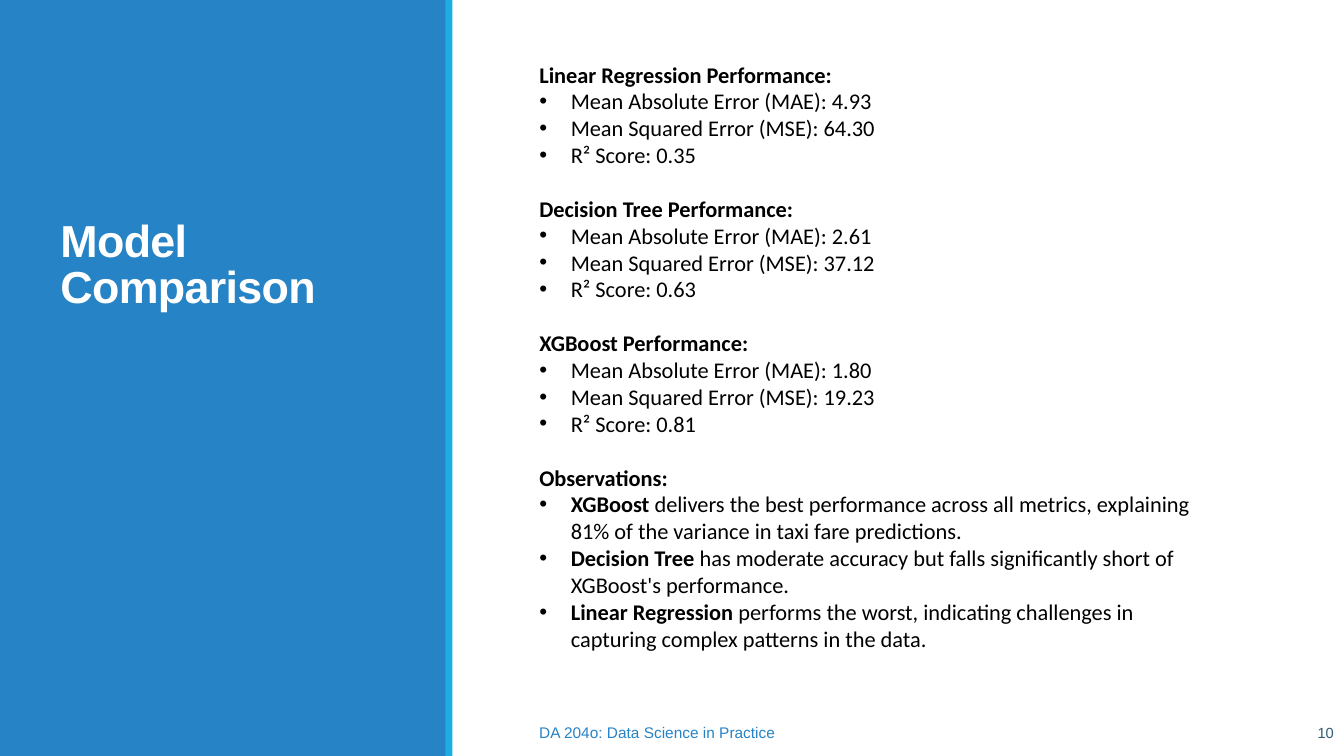
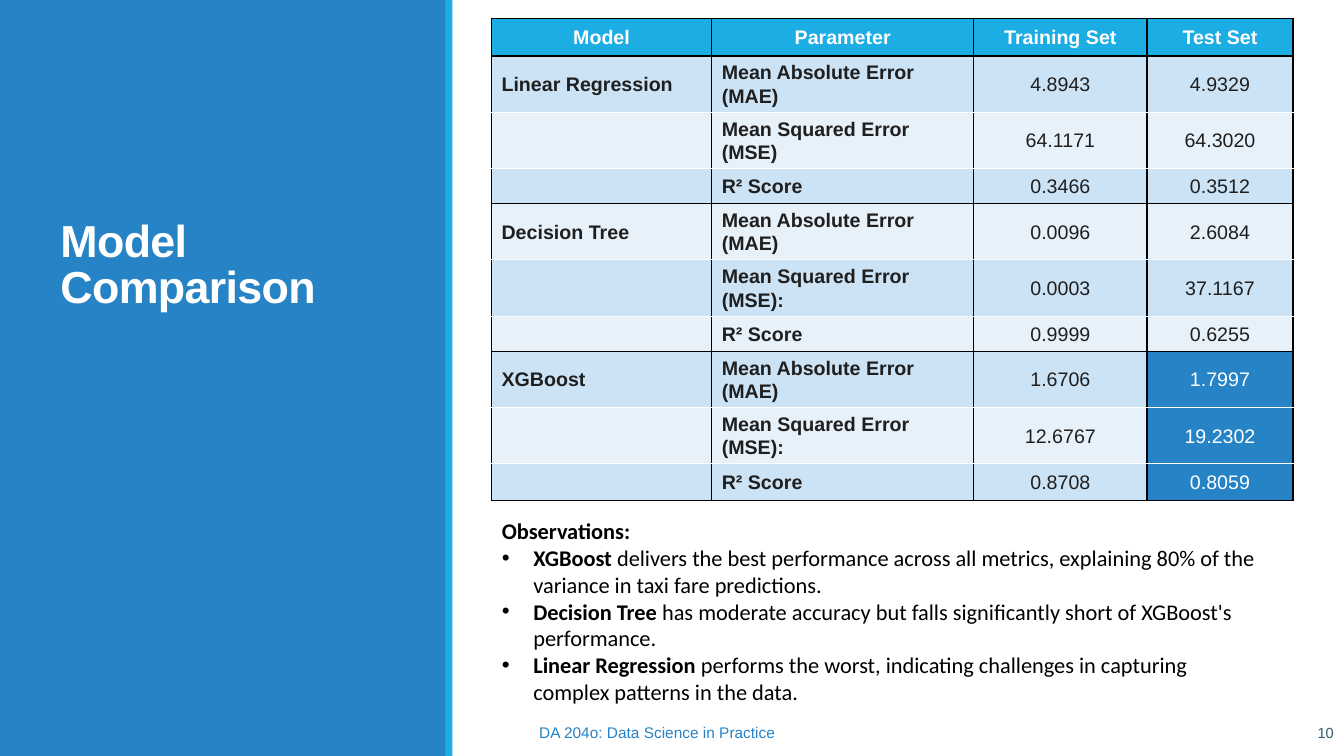
Before and after one commit to aravindsreekumar28/TaxiFare-Forecast, a slide deck: slide 10 of TaxiFare Forecast – Enhancing Fare Accuracy with Machine Learning.pptx. Drawn at 1344x756 pixels with LibreOffice and Linux fonts; fonts in the diff are those of the drawing. Boxes give left, top, right and bottom in pixels: in the first picture for what was removed or moved away, otherwise in the second. Text is boxed around its words. In the diff, an @@ line names an element or a change of style, - is before the commit and + after.

Commit message:
updated presentation

```diff
--- a/TaxiFare Forecast – Enhancing Fare Accuracy with Machine Learning.pptx
+++ b/TaxiFare Forecast – Enhancing Fare Accuracy with Machine Learning.pptx
@@ table added at [492,19,1294,503], 10 rows, 4 columns @@
+Model | Parameter | Training Set | Test Set
+Linear Regression | Mean Absolute Error (MAE) | 4.8943 | 4.9329
+ | Mean Squared Error (MSE) | 64.1171 | 64.3020
+ | R² Score | 0.3466 | 0.3512
+Decision Tree | Mean Absolute Error (MAE) | 0.0096 | 2.6084
+ | Mean Squared Error (MSE): | 0.0003 | 37.1167
+ | R² Score | 0.9999 | 0.6255
+XGBoost | Mean Absolute Error (MAE) | 1.6706 | 1.7997
+ | Mean Squared Error (MSE): | 12.6767 | 19.2302
+ | R² Score | 0.8708 | 0.8059
@@ text at [539,67,875,432]: paragraphs removed @@
-Linear Regression Performance:
-• Mean Absolute Error (MAE): 4.93
-• Mean Squared Error (MSE): 64.30
-• R² Score: 0.35
-Decision Tree Performance:
-• Mean Absolute Error (MAE): 2.61
-• Mean Squared Error (MSE): 37.12
-• R² Score: 0.63
-XGBoost Performance:
-• Mean Absolute Error (MAE): 1.80
-• Mean Squared Error (MSE): 19.23
-• R² Score: 0.81
@@ text "Observations:": place and size @@
-text "Observations:" at [539,67,1189,651]
+text "Observations:" at [502,523,1254,704]
@@ text at [533,550,1254,597]: text changed @@
-• XGBoost delivers the best performance across all metrics, explaining 81% of the variance in taxi fare predictions.
+• XGBoost delivers the best performance across all metrics, explaining 80% of the variance in taxi fare predictions.
```
Also in this commit, not shown: 7 other slides changed, 1 slide added, 1 other file.
